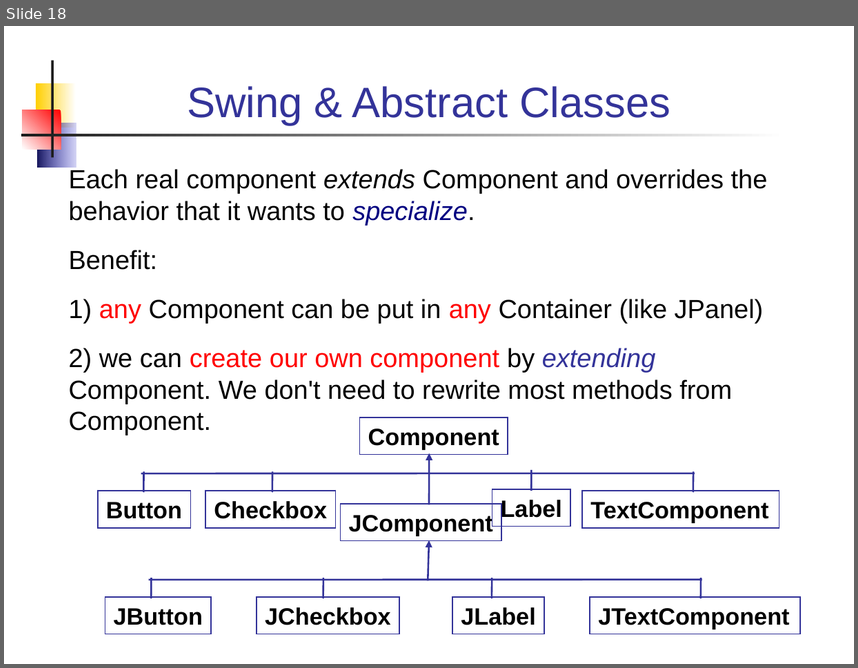
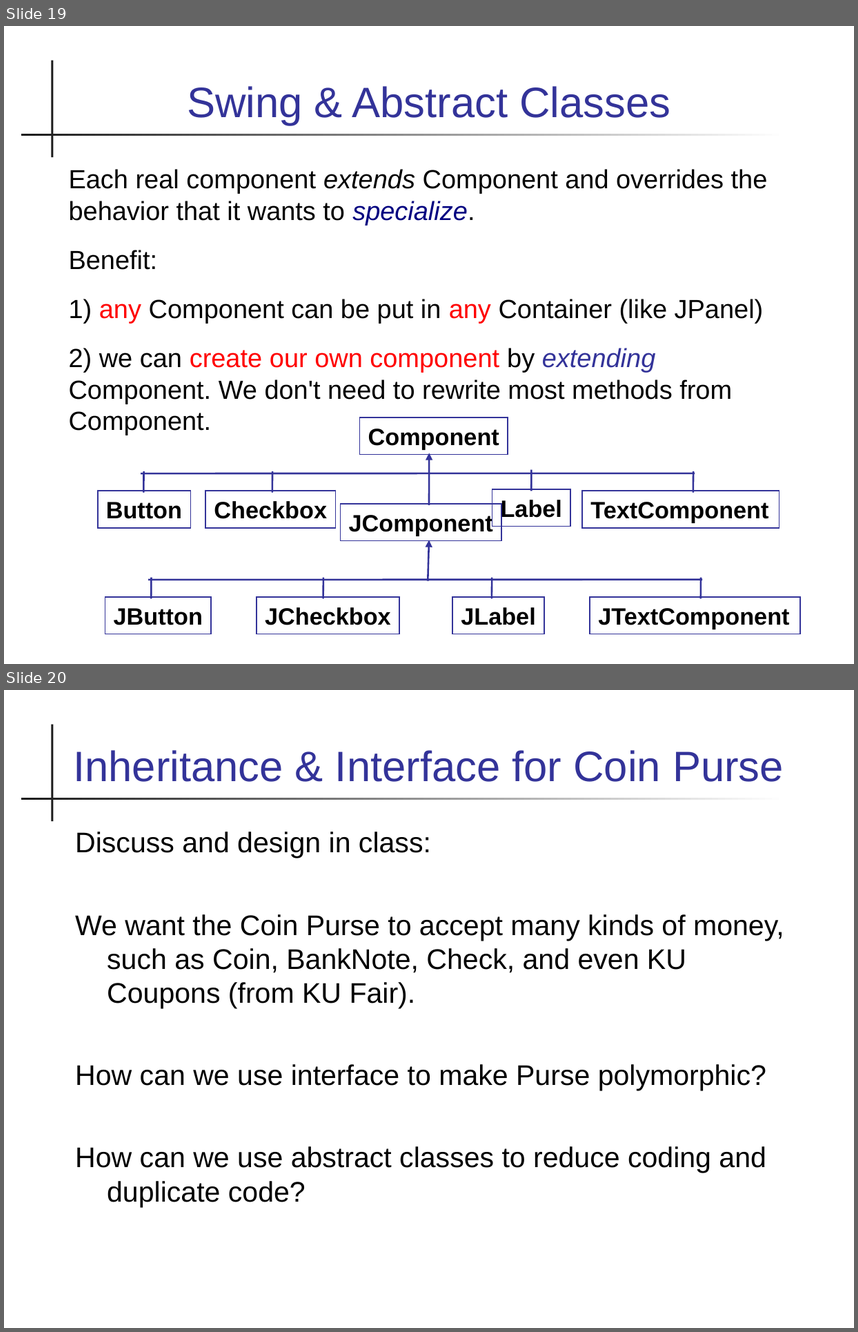
Before and after one commit to skeoop/skeoop.github.io, a slide deck: week4/Inheritance-3-Abstract-Class.ppt. Shown one above the other, each under a label of ours: slide 18 before the commit, slides 19 and 20 after it. The pictures are 858x668 and 858x1332 pixels, drawn with LibreOffice and Linux fonts; fonts in the diff are those of the drawing. Boxes give left, top, right and bottom in pixels: in the first picture for what was removed or moved away, otherwise in the second. Text is boxed around its words. In the diff, an @@ line names an element or a change of style, - is before the commit and + after.

Commit message:
edits to inheritance slides

```diff
--- a/week4/Inheritance-3-Abstract-Class.ppt
+++ b/week4/Inheritance-3-Abstract-Class.ppt
@@ slide 20 added at [4, 690, 854, 1328], background #FFFFFF; not listed: 3 template elements that a slide beside it also shows @@
@@ title added at [73, 750, 784, 782], 36 pt, text #333399 @@
+Inheritance & Interface for Coin Purse
@@ text added at [75, 831, 784, 1207], 24 pt, text #000000 @@
+Discuss and design in class:
+We want the Coin Purse to accept many kinds of money, such as Coin, BankNote, Check, and even KU Coupons (from KU Fair).
+How can we use interface to make Purse polymorphic?
+How can we use abstract classes to reduce coding and duplicate code?
@@ what was slide 18 is now slide 19 @@
@@ slide 19 changed as well @@
@@ rectangle removed at [36, 83, 75, 127] @@
@@ rectangle removed at [23, 110, 61, 150] @@
@@ rectangle removed at [37, 123, 75, 167] @@
```
Also in this commit, not shown: 15 other slides changed, 1 other slide added, 1 other file.
